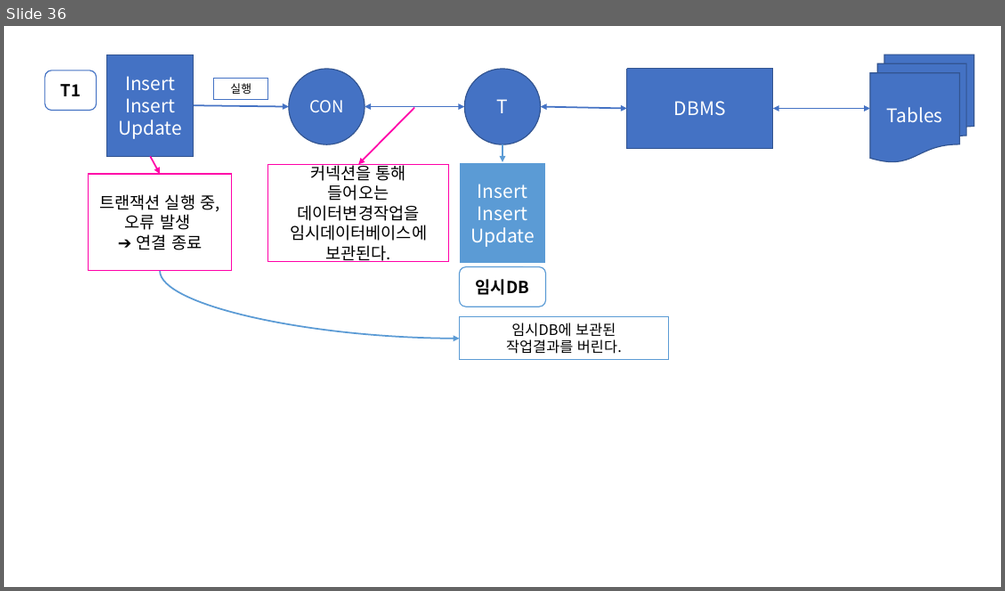
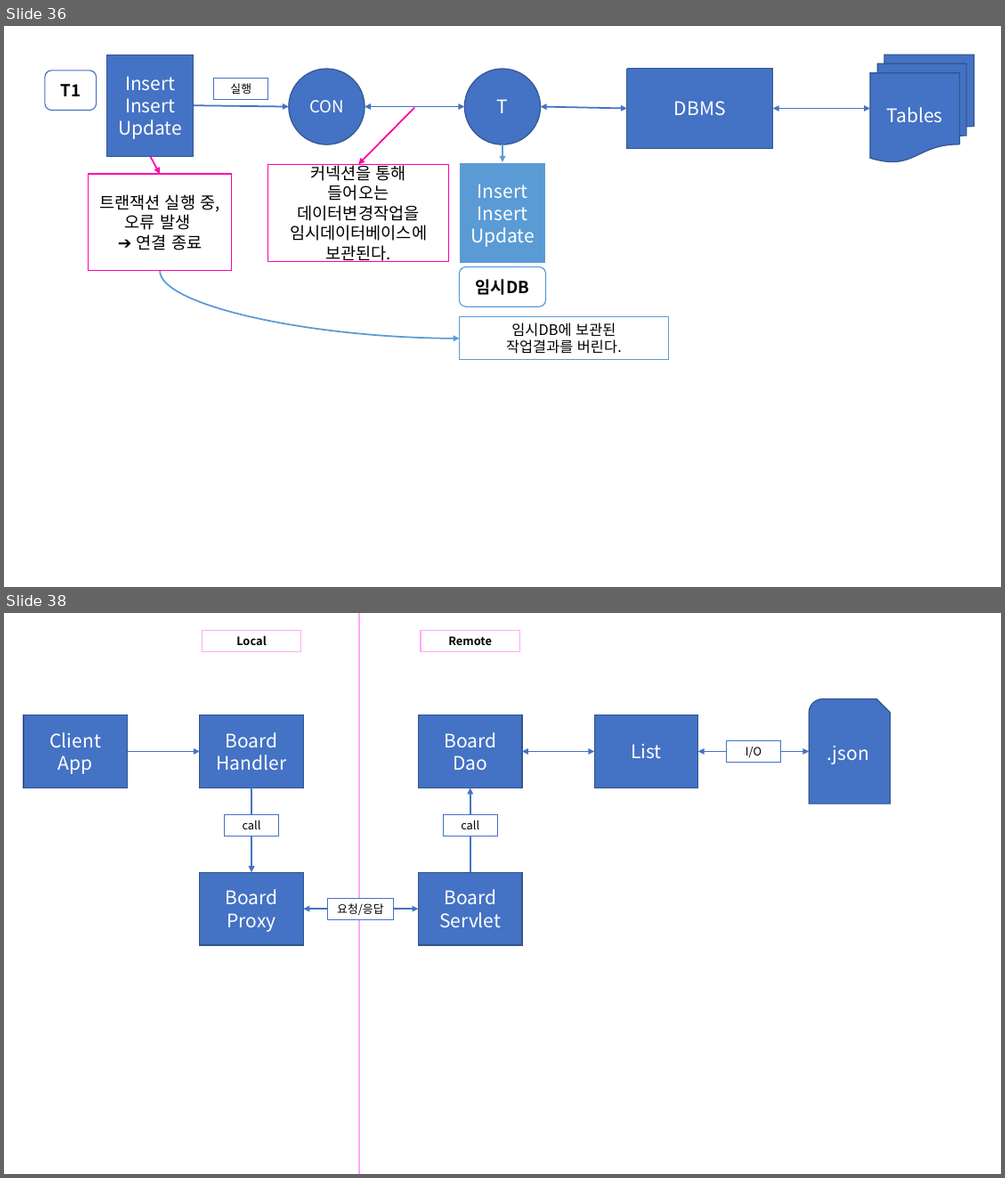
Before and after one commit to Dingadung/2022-study-workspace, a slide deck: study-note/데이터베이스/2022-09-07 내용정리.pptx. Shown one above the other, each under a label of ours: slide 36 before the commit, slides 36 and 38 after it; the slides between them are not shown. The pictures are 1005x591 and 1005x1178 pixels, drawn with LibreOffice and Linux fonts; fonts in the diff are those of the drawing. Boxes give left, top, right and bottom in pixels: in the first picture for what was removed or moved away, otherwise in the second. Text is boxed around its words. In the diff, an @@ line names an element or a change of style, - is before the commit and + after.

```diff
--- a/study-note/데이터베이스/2022-09-07 내용정리.pptx
+++ b/study-note/데이터베이스/2022-09-07 내용정리.pptx
@@ slide 38 added at (x1=4, y1=613, x2=1001, y2=1174), background #FFFFFF @@
@@ rectangle added at (x1=202, y1=630, x2=301, y2=652), fill #FFFFFF, outline #FDA9F7 1 pt, 11 pt, text #000000, bold @@
+Local
@@ line added from (359, 613) to (359, 1174), #FDA9F7 1.5 pt @@
@@ rectangle added at (x1=421, y1=630, x2=520, y2=652), fill #FFFFFF, outline #FDA9F7 1 pt, 11 pt, text #000000, bold @@
+Remote
@@ rectangle added at (x1=24, y1=714, x2=128, y2=787), fill #4472C4, outline #325491 1 pt, 18 pt, text #FFFFFF @@
+Client
+App
@@ rectangle added at (x1=200, y1=714, x2=304, y2=787), fill #4472C4, outline #325491 1 pt, 18 pt, text #FFFFFF @@
+Board
+Handler
@@ rectangle added at (x1=418, y1=714, x2=522, y2=787), fill #4472C4, outline #325491 1 pt, 18 pt, text #FFFFFF @@
+Board
+Dao
@@ rectangle added at (x1=595, y1=714, x2=699, y2=787), fill #4472C4, outline #325491 1 pt, 18 pt, text #FFFFFF @@
+List
@@ snip round rect added at (x1=809, y1=699, x2=890, y2=803), fill #4472C4, outline #325491 1 pt, 18 pt, text #FFFFFF @@
+.json
@@ rectangle added at (x1=727, y1=741, x2=781, y2=763), fill #FFFFFF, outline #4472C4 1 pt, 11 pt, text #000000 @@
+I/O
@@ arrow added from (128, 751) to (200, 751), #4472C4 1.5 pt @@
@@ double arrow added from (522, 751) to (595, 751), #4472C4 1.5 pt @@
@@ double arrow added from (698, 751) to (809, 751), #4472C4 1.5 pt @@
@@ arrow added from (251, 788) to (251, 873), #4472C4 1.5 pt @@
@@ arrow added from (470, 873) to (470, 788), #4472C4 1.5 pt @@
@@ rectangle added at (x1=225, y1=814, x2=279, y2=835), fill #FFFFFF, outline #4472C4 1 pt, 11 pt, text #000000 @@
+call
@@ rectangle added at (x1=443, y1=814, x2=498, y2=835), fill #FFFFFF, outline #4472C4 1 pt, 11 pt, text #000000 @@
+call
@@ rectangle added at (x1=200, y1=873, x2=304, y2=945), fill #4472C4, outline #325491 1 pt, 18 pt, text #FFFFFF @@
+Board
+Proxy
@@ rectangle added at (x1=418, y1=873, x2=522, y2=945), fill #4472C4, outline #325491 1 pt, 18 pt, text #FFFFFF @@
+Board
+Servlet
@@ rectangle added at (x1=327, y1=898, x2=394, y2=919), fill #FFFFFF, outline #4472C4 1 pt, 11 pt, text #000000 @@
+요청/응답
@@ double arrow added from (303, 908) to (418, 908), #4472C4 1.5 pt @@
```
Also in this commit, not shown: 3 other slides added, 2 slides removed, 3 other files.
